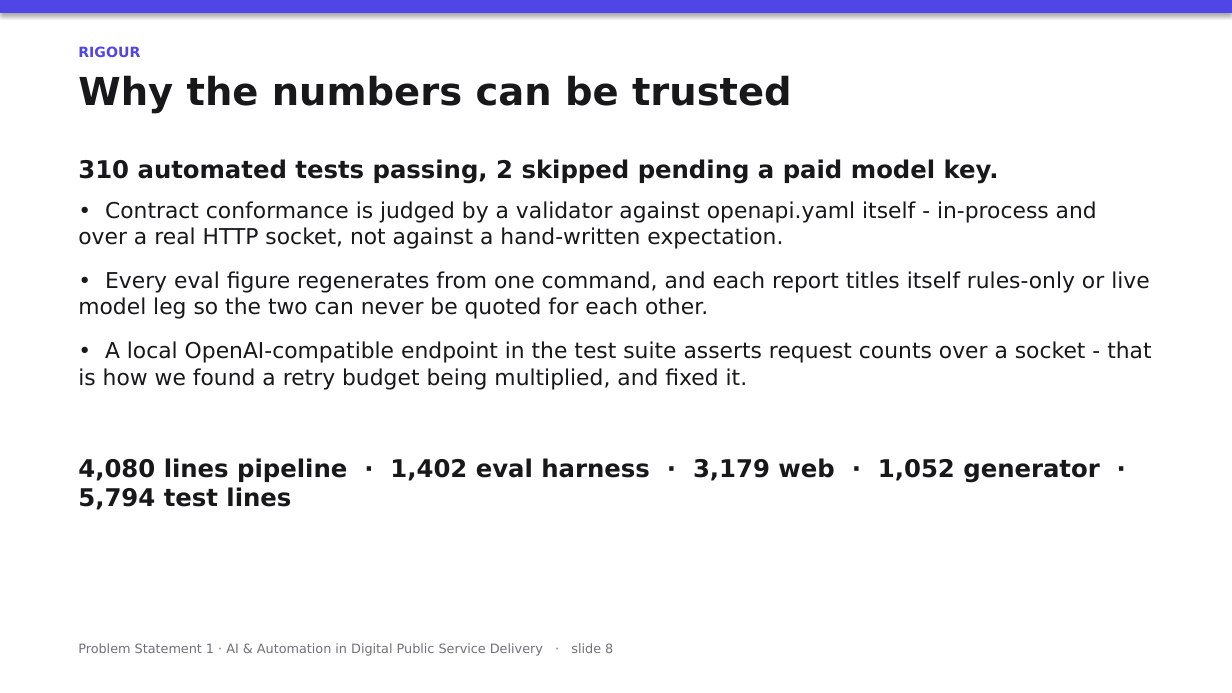
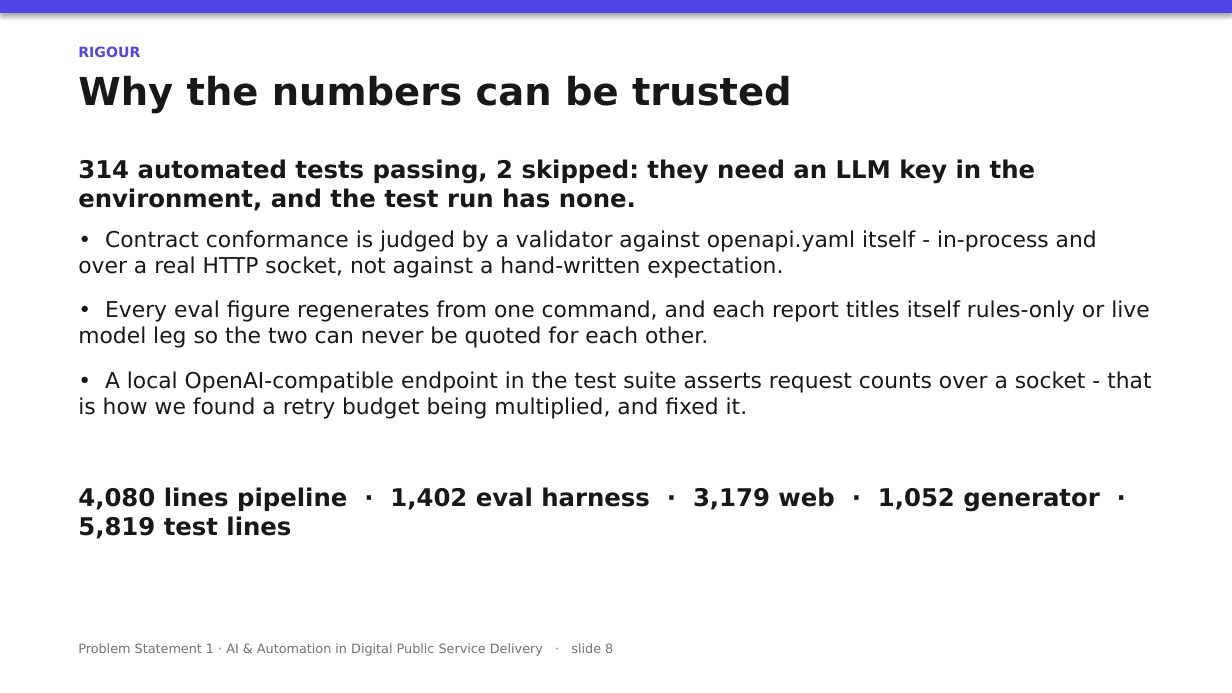
Before and after one commit to sharifmdathar/sewa-setu, a slide deck: slide 8 of docs/submission/sewa-setu.pptx. Drawn at 1232x693 pixels with LibreOffice and Linux fonts; fonts in the diff are those of the drawing. Boxes give left, top, right and bottom in pixels: in the first picture for what was removed or moved away, otherwise in the second. Text is boxed around its words. In the diff, an @@ line names an element or a change of style, - is before the commit and + after.

```diff
--- a/docs/submission/sewa-setu.pptx
+++ b/docs/submission/sewa-setu.pptx
@@ text at (78,159,1035,211): text changed @@
-310 automated tests passing, 2 skipped pending a paid model key.
+314 automated tests passing, 2 skipped: they need an LLM key in the environment, and the test run has none.
@@ text at (78,487,1099,539): text changed @@
-4,080 lines pipeline · 1,402 eval harness · 3,179 web · 1,052 generator · 5,794 test lines
+4,080 lines pipeline · 1,402 eval harness · 3,179 web · 1,052 generator · 5,819 test lines
```
Also in this commit, not shown: 4 other files.
